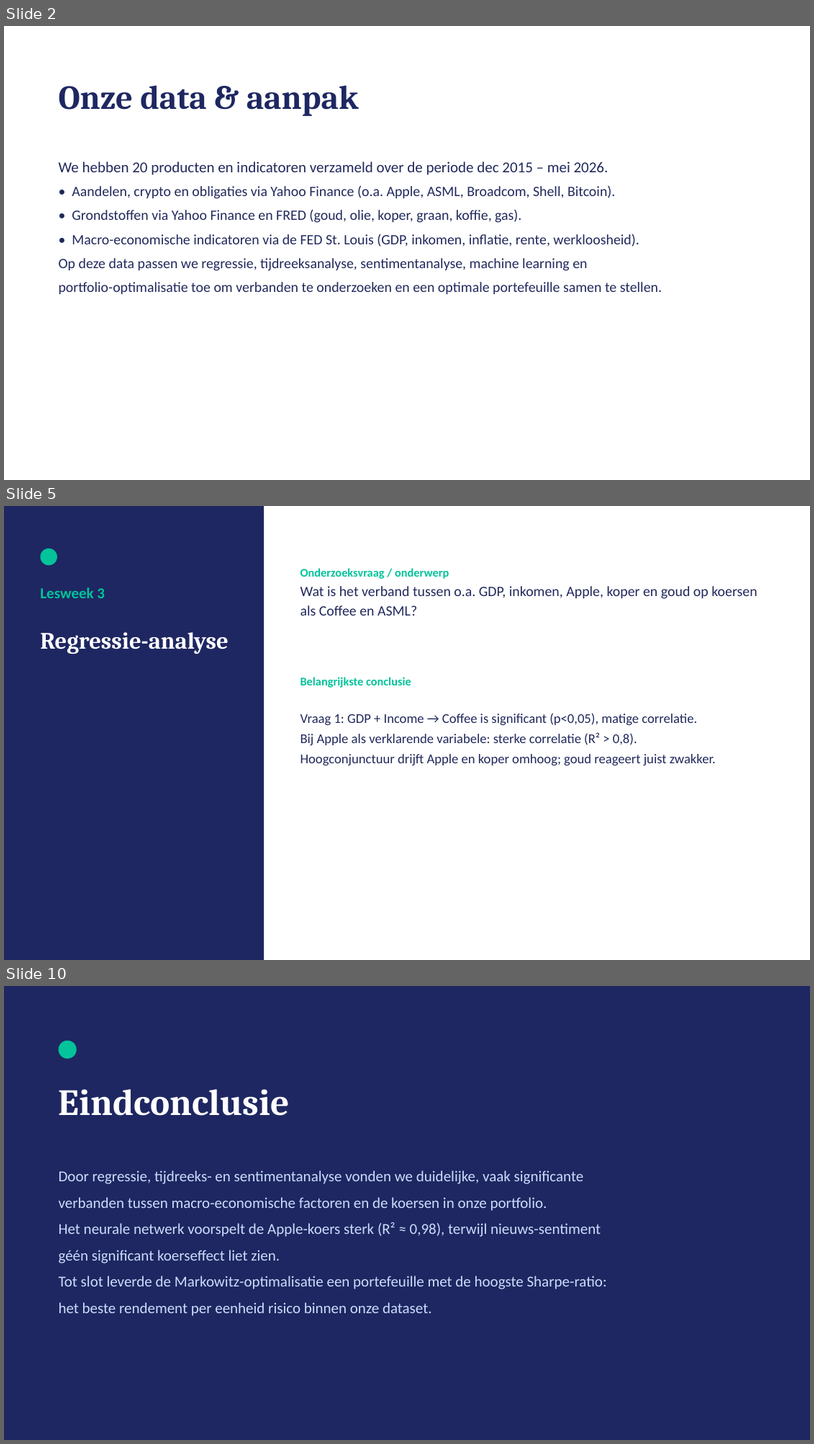
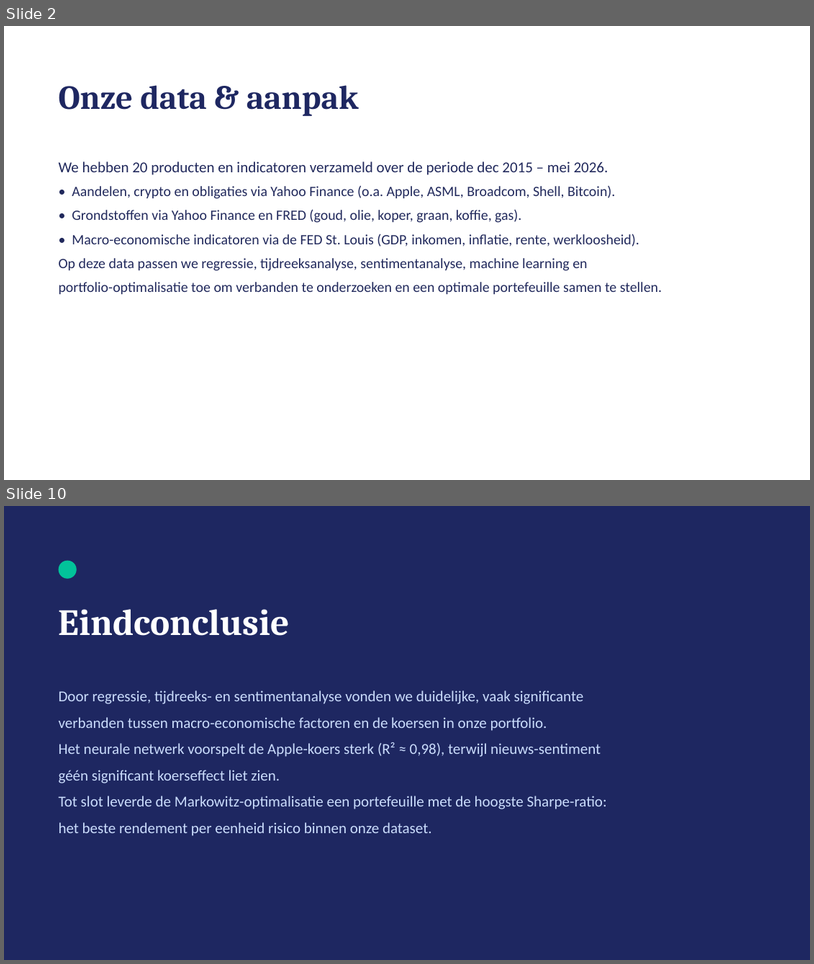
Before and after one commit to michaelraykuster-spec/Werkplaats-2-opdracht-Groep-3, a slide deck: Werkplaats2_Groep3_Eindpresentatie.pptx. Shown one above the other, each under a label of ours: slides 2, 5 and 10 before the commit, slides 2 and 10 after it; the slides between them are not shown. The pictures are 814x1444 and 814x964 pixels, drawn with LibreOffice and Linux fonts; fonts in the diff are those of the drawing. Boxes give left, top, right and bottom in pixels: in the first picture for what was removed or moved away, otherwise in the second. Text is boxed around its words. In the diff, an @@ line names an element or a change of style, - is before the commit and + after.

```diff
--- a/Werkplaats2_Groep3_Eindpresentatie.pptx
+++ b/Werkplaats2_Groep3_Eindpresentatie.pptx
@@ slide 5 removed at [4, 506, 810, 960], background #FFFFFF @@
@@ rectangle removed at [4, 506, 264, 960] @@
@@ ellipse removed at [40, 548, 57, 565] @@
@@ text removed at [301, 568, 757, 615] @@
-Onderzoeksvraag / onderwerp
-Wat is het verband tussen o.a. GDP, inkomen, Apple, koper en goud op koersen als Coffee en ASML?
@@ text removed at [40, 587, 105, 598] @@
-Lesweek 3
@@ text removed at [40, 632, 228, 654] @@
-Regressie-analyse
@@ text removed at [301, 677, 412, 687] @@
-Belangrijkste conclusie
@@ text removed at [301, 713, 716, 765] @@
-Vraag 1: GDP + Income → Coffee is significant (p<0,05), matige correlatie.
-Bij Apple als verklarende variabele: sterke correlatie (R² > 0,8).
-Hoogconjunctuur drijft Apple en koper omhoog; goud reageert juist zwakker.
```
Also in this commit, not shown: 7 slides added, 6 other slides removed.
